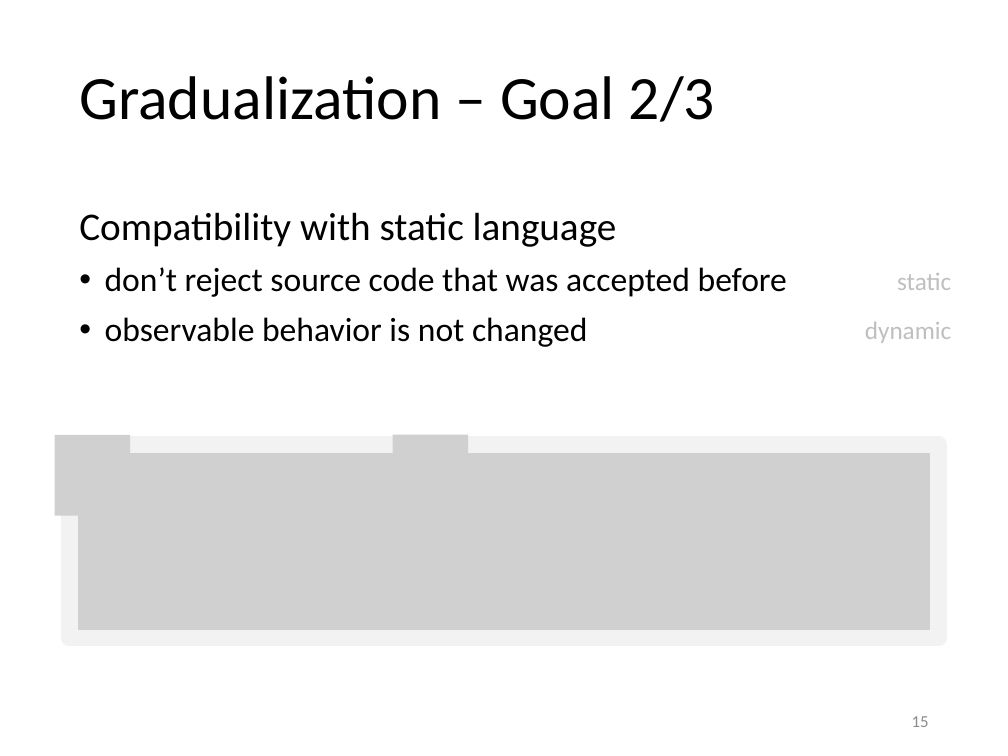
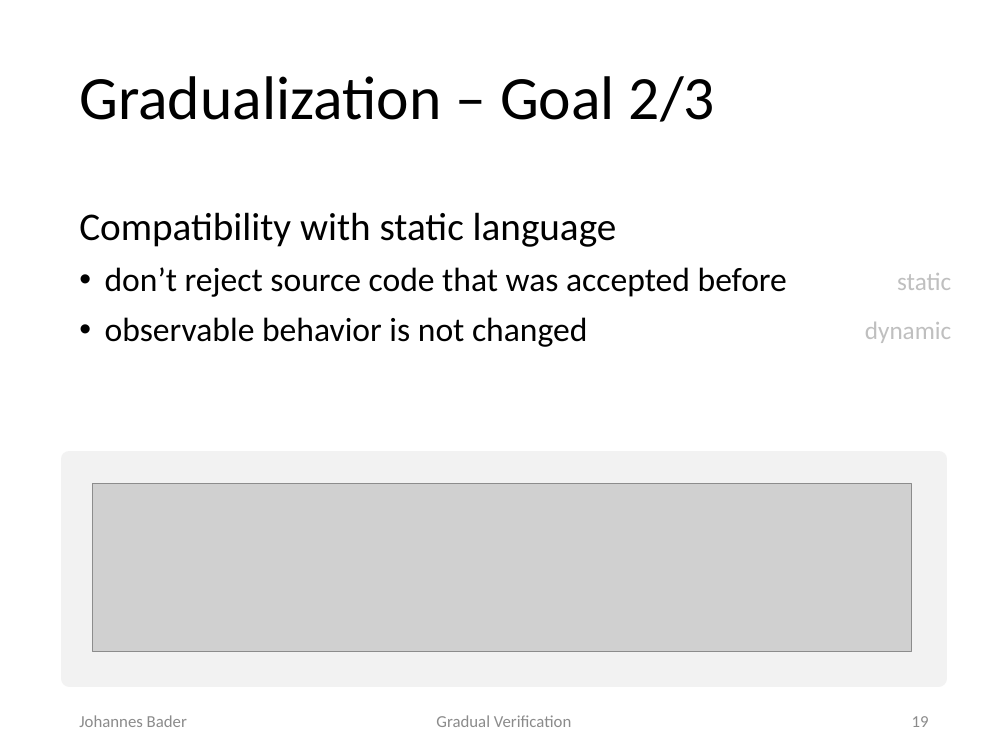
Before and after one commit to olydis/GradVerThesis, a slide deck: slide 19 of presentation/PLunch.pptx (slide 15 before the commit). Drawn at 1008x756 pixels with LibreOffice and Linux fonts; fonts in the diff are those of the drawing; grey boxes stand for pictures. Boxes give left, top, right and bottom in pixels: in the first picture for what was removed or moved away, otherwise in the second. Text is boxed around its words. In the diff, an @@ line names an element or a change of style, - is before the commit and + after.

```diff
--- a/presentation/PLunch.pptx
+++ b/presentation/PLunch.pptx
@@ picture removed at [54,434,130,515] @@
@@ picture removed at [392,434,468,515] @@
@@ rectangle added at [70,459,939,678], fill #F2F2F2, outline #F2F2F2 12 pt @@
@@ picture: place and size @@
-picture at [70,445,939,638]
+picture at [92,483,911,651]
@@ text added at [79,715,187,727], 12 pt, text #8C8C8C @@
+Johannes Bader
@@ text added at [436,715,571,727], 12 pt, text #8C8C8C @@
+Gradual Verification
@@ page number at [912,716,929,727]: text changed @@
-15
+19
```
Also in this commit, not shown: 16 other slides changed, 30 slides added, 8 slides removed, 2 other files.
